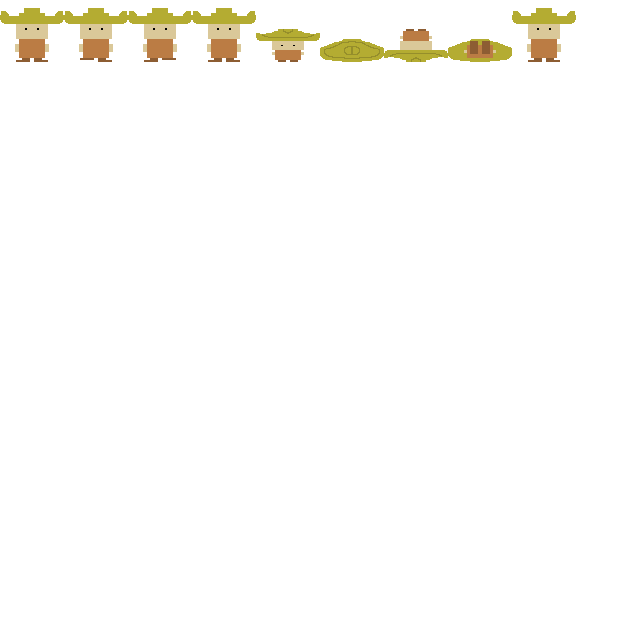
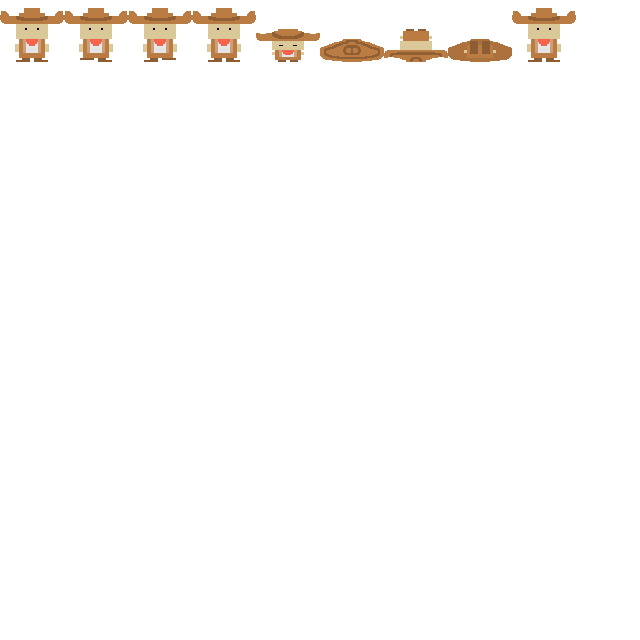
Before/after of a 640×640 layered artwork. What changed in the layer stack:
painted on "right" (1st of 9, in "idle") over 32, 8, 64, 53
painted on "left" (1st of 9, in "idle") over 0, 8, 32, 53
painted on "left" (2nd of 9, in "walk_0") over 64, 8, 128, 53
painted on "right" (2nd of 9, in "walk_0") over 64, 8, 128, 53
painted on "left" (3rd of 9, in "walk_1") over 128, 8, 192, 53
painted on "right" (3rd of 9, in "walk_1") over 128, 8, 192, 53
painted on "right" (4th of 9, in "roll_0") over 224, 8, 256, 53
painted on "left" (4th of 9, in "roll_0") over 192, 8, 224, 53
painted on "right" (5th of 9, in "roll_1") over 279, 29, 320, 57
painted on "left" (5th of 9, in "roll_1") over 256, 29, 288, 57
painted on "right" (6th of 9, in "roll_2") over 352, 39, 384, 62
painted on "left" (6th of 9, in "roll_2") over 320, 39, 352, 62
painted on "right" (7th of 9, in "roll_3") over 407, 50, 448, 62
painted on "left" (7th of 9, in "roll_3") over 384, 50, 416, 62
painted on "right" (8th of 9, in "roll_4") over 480, 39, 512, 62
painted on "left" (8th of 9, in "roll_4") over 448, 39, 480, 62
painted on "right" (9th of 9, in "roll_5") over 544, 8, 576, 53
painted on "left" (9th of 9, in "roll_5") over 512, 8, 544, 53
